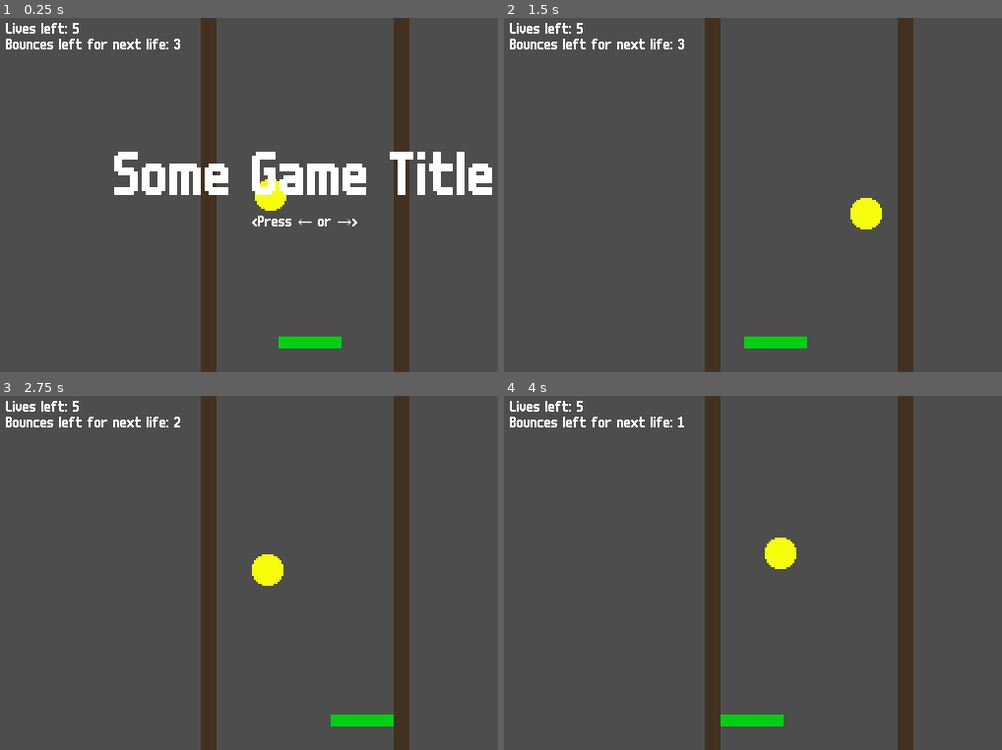
Above: before the commit, frames 1-4 (two rows, left to right).
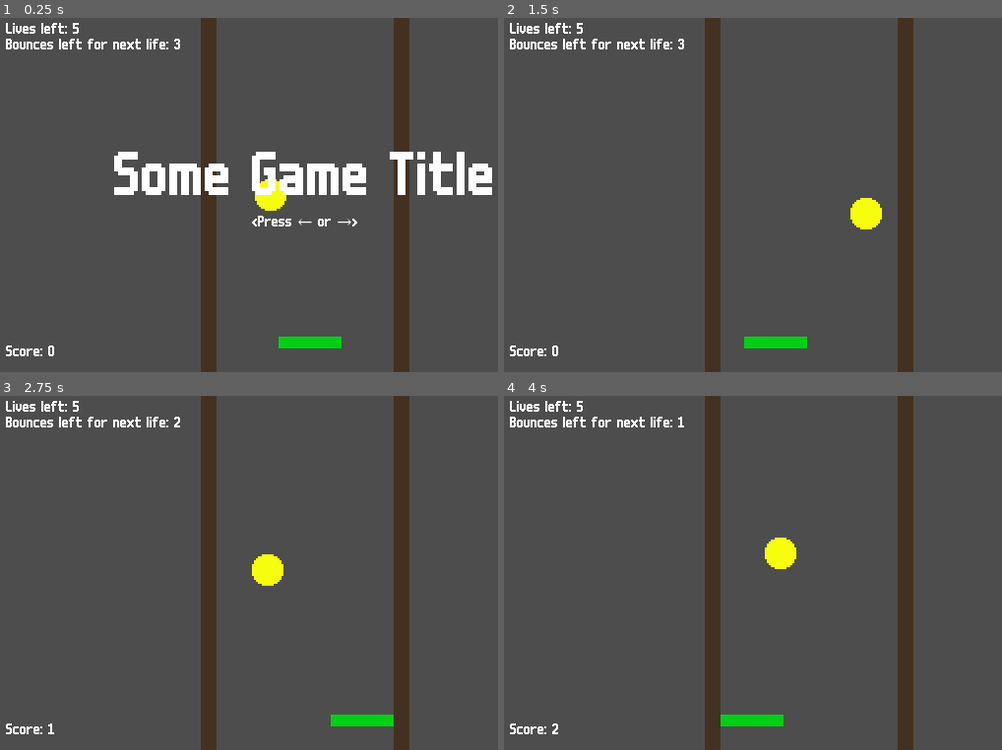
Above: after the commit, the same moments.

Repository: YannVeld/LD60
Game: Godot game, scene res://main.tscn
Two runs of this game, one before a commit and one after it. Both use one fixed random seed, a clock stepped at 60 frames per second and the inputs below.
Inputs:
- Up to frame 1 (0.25 s): no input
- Up to frame 2 (1.5 s): tap Enter at 0.5 s; hold Right (move_right) 0.53-1.28 s; tap R (reroll) at 0.6 s; hold Left (move_left) from 1.28 s (still down); tap 1 at 1.35 s
- Up to frame 3 (2.75 s): release Left (move_left) at 2.03 s; hold Right (move_right) from 2.03 s (still down); tap 2 at 2.1 s
- Up to frame 4 (4 s): tap 3 at 2.85 s; release Right (move_right) at 3.53 s; hold Left (move_left) from 3.53 s (still down); tap 4 at 3.6 s

The runs differ from the first frame. In frame 1, 0.1% of the frame differs, in the area x 1-11%, y 92-96%; in frame 2, 0.1%; in frame 3, 0.1%; in frame 4, 0.1%.

Commit message:
Added a score counter

Diff:
--- a/Scripts/ball_manager.gd
+++ b/Scripts/ball_manager.gd
@@ -17,6 +17,10 @@
 var _out_of_bounds_count: int = 0
 var out_of_bounds_count: int:
 	get: return _out_of_bounds_count
+
+func reset():
+	_bat_bounce_count = 0
+	_out_of_bounds_count = 0
 
 func _ready() -> void:
 	gameProperties.property_changed.connect(_on_ball_count_changed)
--- a/Scripts/lives_manager.gd
+++ b/Scripts/lives_manager.gd
@@ -24,6 +24,7 @@
 func _ready() -> void:
 	ballManager.out_of_bounds.connect(_on_out_of_bounds)
 	ballManager.bat_bounce.connect(_on_bat_bounce)
+	reset_game.connect(ballManager.reset)
 	lives_lost = 0
 
 	gameProperties.initialize()
--- a/Scripts/ui_manager.gd
+++ b/Scripts/ui_manager.gd
@@ -28,11 +28,16 @@
 	queue_redraw()
 
 func _draw() -> void:
+	var center: Vector2 = get_viewport_rect().size/2.0
+	var _width: float = get_viewport_rect().size.x
+	var _height: float = get_viewport_rect().size.y
+
 	draw_string(font, Vector2(16,16), "Lives left: " + str(livesManager.lives_left))
 	draw_string(font, Vector2(16,32), "Bounces left for next life: " + str(gameProperties.bounce_count_for_life_gain - livesManager.bounces_since_fail))
 
-	var center: Vector2 = get_viewport_rect().size/2.0
-	var _width: float = get_viewport_rect().size.x
+	draw_string(font, Vector2(16,_height-16), "Score: " + str(ballManager.bat_bounce_count))
+
+
 
 	if livesManager.is_game_over:
 		draw_string(font, center + Vector2(-_width/2,0), "Game Over!", HORIZONTAL_ALIGNMENT_CENTER, _width, 64)
